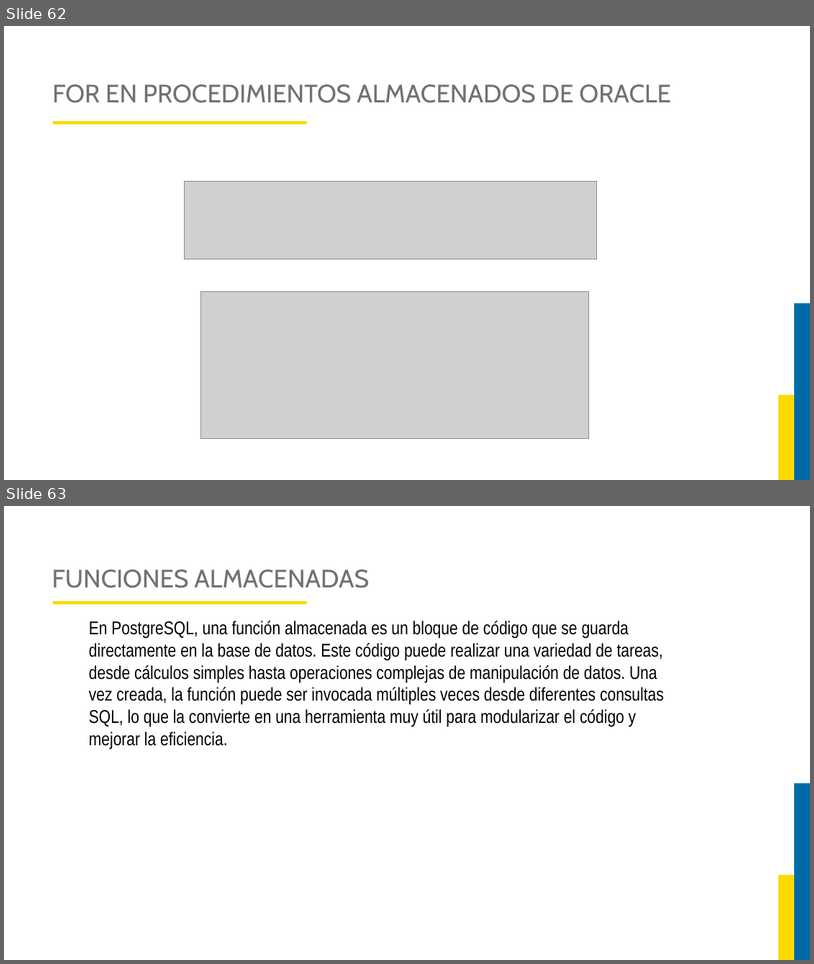
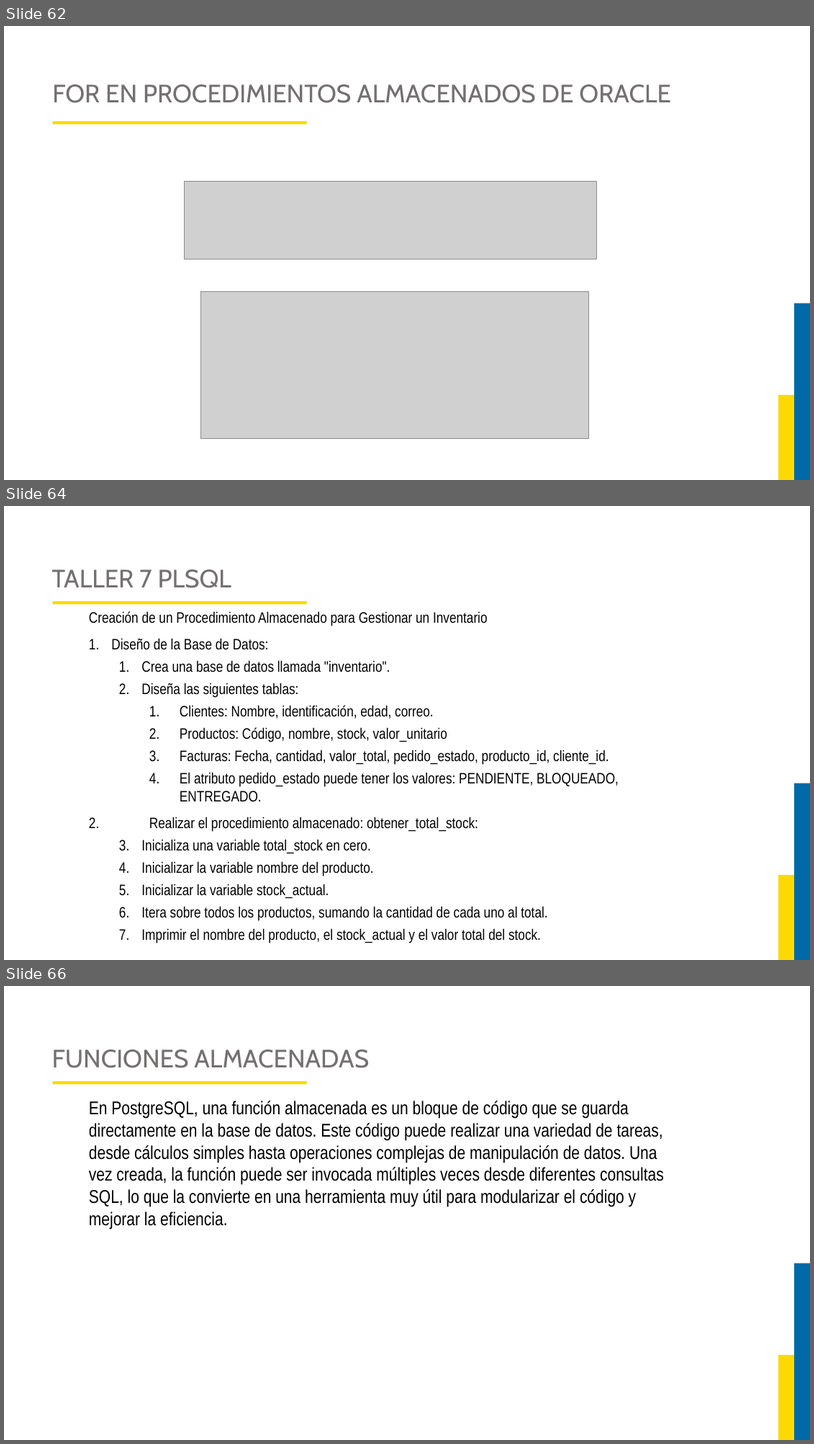
Before and after one commit to JorgeAlejandroAguirreGutierrez/proyecto-luis, a slide deck: Curso Base de Datos 2/DIAPOSITIVAS BASES DE DATOS 2.pptx. Shown one above the other, each under a label of ours: slides 62 and 63 before the commit, slides 62, 64 and 66 after it; the slides between them are not shown. The pictures are 814x964 and 814x1444 pixels, drawn with LibreOffice and Linux fonts; fonts in the diff are those of the drawing; grey boxes stand for pictures; background and template pictures are left out. Boxes give left, top, right and bottom in pixels: in the first picture for what was removed or moved away, otherwise in the second. Text is boxed around its words. In the diff, an @@ line names an element or a change of style, - is before the commit and + after.

```diff
--- a/Curso Base de Datos 2/DIAPOSITIVAS BASES DE DATOS 2.pptx
+++ b/Curso Base de Datos 2/DIAPOSITIVAS BASES DE DATOS 2.pptx
@@ slide 64 added at (4,506,810,960), background #FFFFFF; not listed: 2 template elements that a slide beside it also shows @@
@@ title added at (52,569,232,588), 30 pt, text #757070 @@
+TALLER 7 PLSQL
@@ rectangle added at (52,601,306,604), fill #FDD901 @@
@@ text added at (89,611,619,943), 18 pt, text #000000 @@
+Creación de un Procedimiento Almacenado para Gestionar un Inventario
+1. Diseño de la Base de Datos:
+  1. Crea una base de datos llamada "inventario".
+  2. Diseña las siguientes tablas:
+    1. Clientes: Nombre, identificación, edad, correo.
+    2. Productos: Código, nombre, stock, valor_unitario
+    3. Facturas: Fecha, cantidad, valor_total, pedido_estado, producto_id, cliente_id.
+    4. El atributo pedido_estado puede tener los valores: PENDIENTE, BLOQUEADO, ENTREGADO.
+2. Realizar el procedimiento almacenado: obtener_total_stock:
+  1. Inicializa una variable total_stock en cero.
+  2. Inicializar la variable nombre del producto.
+  3. Inicializar la variable stock_actual.
+  4. Itera sobre todos los productos, sumando la cantidad de cada uno al total.
+  5. Imprimir el nombre del producto, el stock_actual y el valor total del stock.
@@ what was slide 63 is now slide 66 @@
```
Also in this commit, not shown: 4 slides changed, 2 other slides added, 2 other files.
